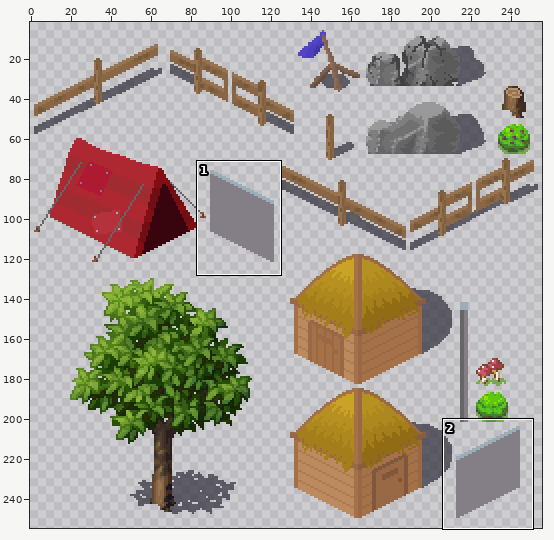
One commit to this sprite sheet: assets/packs/objects.png. The first picture is a wide view before the edit; the outline marks the close-up.
Close-up. Old version:
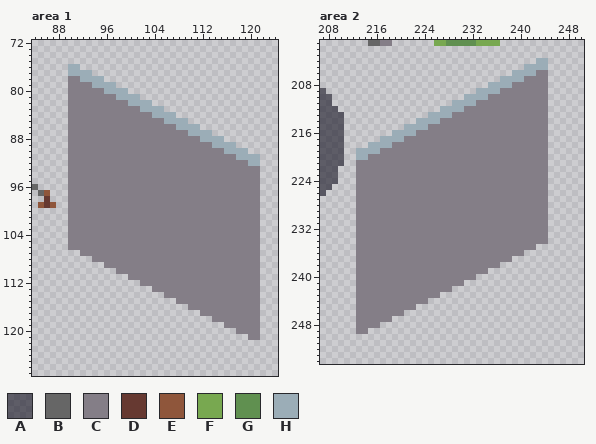
The file is 256x256 pixels. Colours within 5 levels of each other are drawn and written as one. Shown: area 1: x 84..124, y 72..127; area 2: x 207..250, y 201..254. The wide view leaves out empty margins.
Palette (. is transparent): A #110f1e96  B #666666  C #847e87  D #663931  E #8f563b  F #78a850  G #609050  H #9badb7
Pixels before, area 1, first column x 84:
 76 ......HH..............................
 77 ......HHHH............................
 78 ......CCHHHH..........................
 79 ......CCCCHHHH........................
 80 ......CCCCCCHHHH......................
 81 ......CCCCCCCCHHHH....................
 82 ......CCCCCCCCCCHHHH..................
 83 ......CCCCCCCCCCCCHHHH................
 84 ......CCCCCCCCCCCCCCHHHH..............
 85 ......CCCCCCCCCCCCCCCCHHHH............
 86 ......CCCCCCCCCCCCCCCCCCHHHH..........
 87 ......CCCCCCCCCCCCCCCCCCCCHHHH........
 88 ......CCCCCCCCCCCCCCCCCCCCCCHHHH......
 89 ......CCCCCCCCCCCCCCCCCCCCCCCCHHHH....
 90 ......CCCCCCCCCCCCCCCCCCCCCCCCCCHHHH..
 91 ......CCCCCCCCCCCCCCCCCCCCCCCCCCCCHHHH
 92 ......CCCCCCCCCCCCCCCCCCCCCCCCCCCCCCHH
 93 ......CCCCCCCCCCCCCCCCCCCCCCCCCCCCCCCC
 94 ......CCCCCCCCCCCCCCCCCCCCCCCCCCCCCCCC
 95 ......CCCCCCCCCCCCCCCCCCCCCCCCCCCCCCCC
 96 B.....CCCCCCCCCCCCCCCCCCCCCCCCCCCCCCCC
 97 .BE...CCCCCCCCCCCCCCCCCCCCCCCCCCCCCCCC
 98 ..D...CCCCCCCCCCCCCCCCCCCCCCCCCCCCCCCC
 99 .EDE..CCCCCCCCCCCCCCCCCCCCCCCCCCCCCCCC
100 ......CCCCCCCCCCCCCCCCCCCCCCCCCCCCCCCC
101 ......CCCCCCCCCCCCCCCCCCCCCCCCCCCCCCCC
102 ......CCCCCCCCCCCCCCCCCCCCCCCCCCCCCCCC
103 ......CCCCCCCCCCCCCCCCCCCCCCCCCCCCCCCC
104 ......CCCCCCCCCCCCCCCCCCCCCCCCCCCCCCCC
105 ......CCCCCCCCCCCCCCCCCCCCCCCCCCCCCCCC
106 ......CCCCCCCCCCCCCCCCCCCCCCCCCCCCCCCC
107 ........CCCCCCCCCCCCCCCCCCCCCCCCCCCCCC
108 ..........CCCCCCCCCCCCCCCCCCCCCCCCCCCC
109 ............CCCCCCCCCCCCCCCCCCCCCCCCCC
110 ..............CCCCCCCCCCCCCCCCCCCCCCCC
111 ................CCCCCCCCCCCCCCCCCCCCCC
112 ..................CCCCCCCCCCCCCCCCCCCC
113 ....................CCCCCCCCCCCCCCCCCC
114 ......................CCCCCCCCCCCCCCCC
115 ........................CCCCCCCCCCCCCC
116 ..........................CCCCCCCCCCCC
117 ............................CCCCCCCCCC
118 ..............................CCCCCCCC
119 ................................CCCCCC
120 ..................................CCCC
121 ....................................CC
Pixels before, area 2, first column x 207:
201 ........BBCC.......FFGGGGGFFFF........
202 ......................................
203 ......................................
204 ....................................HH
205 ..................................HHHH
206 ................................HHHHCC
207 ..............................HHHHCCCC
208 ............................HHHHCCCCCC
209 A.........................HHHHCCCCCCCC
210 AA......................HHHHCCCCCCCCCC
211 AA....................HHHHCCCCCCCCCCCC
212 AAA.................HHHHCCCCCCCCCCCCCC
213 AAAA..............HHHHCCCCCCCCCCCCCCCC
214 AAAA............HHHHCCCCCCCCCCCCCCCCCC
215 AAAA..........HHHHCCCCCCCCCCCCCCCCCCCC
216 AAAA........HHHHCCCCCCCCCCCCCCCCCCCCCC
217 AAAA......HHHHCCCCCCCCCCCCCCCCCCCCCCCC
218 AAAA....HHHHCCCCCCCCCCCCCCCCCCCCCCCCCC
219 AAAA..HHHHCCCCCCCCCCCCCCCCCCCCCCCCCCCC
220 AAAA..HHCCCCCCCCCCCCCCCCCCCCCCCCCCCCCC
221 AAAA..CCCCCCCCCCCCCCCCCCCCCCCCCCCCCCCC
222 AAA...CCCCCCCCCCCCCCCCCCCCCCCCCCCCCCCC
223 AAA...CCCCCCCCCCCCCCCCCCCCCCCCCCCCCCCC
224 AAA...CCCCCCCCCCCCCCCCCCCCCCCCCCCCCCCC
225 AA....CCCCCCCCCCCCCCCCCCCCCCCCCCCCCCCC
226 A.....CCCCCCCCCCCCCCCCCCCCCCCCCCCCCCCC
227 ......CCCCCCCCCCCCCCCCCCCCCCCCCCCCCCCC
228 ......CCCCCCCCCCCCCCCCCCCCCCCCCCCCCCCC
229 ......CCCCCCCCCCCCCCCCCCCCCCCCCCCCCCCC
230 ......CCCCCCCCCCCCCCCCCCCCCCCCCCCCCCCC
231 ......CCCCCCCCCCCCCCCCCCCCCCCCCCCCCCCC
232 ......CCCCCCCCCCCCCCCCCCCCCCCCCCCCCCCC
233 ......CCCCCCCCCCCCCCCCCCCCCCCCCCCCCCCC
234 ......CCCCCCCCCCCCCCCCCCCCCCCCCCCCCCCC
235 ......CCCCCCCCCCCCCCCCCCCCCCCCCCCCCC..
236 ......CCCCCCCCCCCCCCCCCCCCCCCCCCCC....
237 ......CCCCCCCCCCCCCCCCCCCCCCCCCC......
238 ......CCCCCCCCCCCCCCCCCCCCCCCC........
239 ......CCCCCCCCCCCCCCCCCCCCCC..........
240 ......CCCCCCCCCCCCCCCCCCCC............
241 ......CCCCCCCCCCCCCCCCCC..............
242 ......CCCCCCCCCCCCCCCC................
243 ......CCCCCCCCCCCCCC..................
244 ......CCCCCCCCCCCC....................
245 ......CCCCCCCCCC......................
246 ......CCCCCCCC........................
247 ......CCCCCC..........................
248 ......CCCC............................
249 ......CC..............................
Once edited:
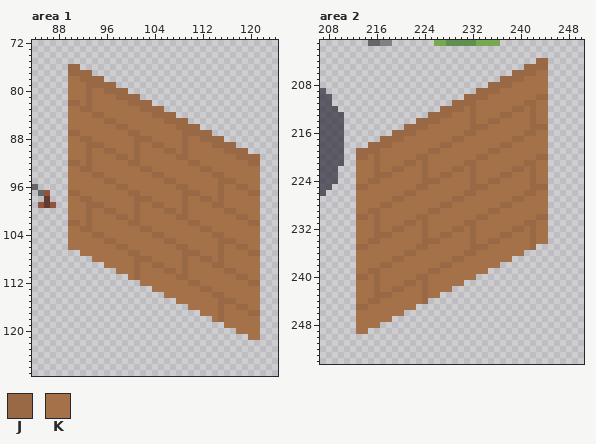
Colours new in this view: J #996946  K #a47148
The edit:
Changed rows in their new state; - is an unchanged pixel.
Area 1:
first column x 90:
 76 JJ------------------------------
 77 JJJJ----------------------------
 78 KKJJJJ--------------------------
 79 KKKJJJJJ------------------------
 80 KKKJKKJJJJ----------------------
 81 KKKJKKKKJJJJ--------------------
 82 JJKJKKKKKKJJJJ------------------
 83 KKJJKKKKKKKKJJJJ----------------
 84 KKKKJJKKKKKKKKJJJJ--------------
 85 KKKKKKJJKKKKKKKKJJJJ------------
 86 KKKKKKKKJJKKKKKKKKJJJJ----------
 87 JJKKKKKKKKJJKKKKKKKJJJJJ--------
 88 KKJJKKKKKKKJJJKKKKKJKKJJJJ------
 89 KKKJJJKKKKKJKKJJKKKJKKKKJJJJ----
 90 KKKJKKJJKKKJKKKKJJKJKKKKKKJJJJ--
 91 KKKJKKKKJJKJKKKKKKJJKKKKKKKKJJJJ
 92 JJKJKKKKKKJJKKKKKKKKJJKKKKKKKKJJ
 93 KKJJKKKKKKKKJJKKKKKKKKJJKKKKKKKK
 94 KKKKJJKKKKKKKKJJKKKKKKKKJJKKKKKK
 95 KKKKKKJJKKKKKKKKJJKKKKKKKJJJKKKK
 96 KKKKKKKKJJKKKKKKKKJJKKKKKJKKJJKK
 97 JJKKKKKKKKJJKKKKKKKJJJKKKJKKKKJJ
 98 KKJJKKKKKKKJJJKKKKKJKKJJKJKKKKKK
 99 KKKJJJKKKKKJKKJJKKKJKKKKJJKKKKKK
100 KKKJKKJJKKKJKKKKJJKJKKKKKKJJKKKK
101 KKKJKKKKJJKJKKKKKKJJKKKKKKKKJJKK
102 JJKJKKKKKKJJKKKKKKKKJJKKKKKKKKJJ
103 KKJJKKKKKKKKJJKKKKKKKKJJKKKKKKKK
104 KKKKJJKKKKKKKKJJKKKKKKKKJJKKKKKK
105 KKKKKKJJKKKKKKKKJJKKKKKKKJJJKKKK
106 KKKKKKKKJJKKKKKKKKJJKKKKKJKKJJKK
107 --KKKKKKKKJJKKKKKKKJJJKKKJKKKKJJ
108 ----KKKKKKKJJJKKKKKJKKJJKJKKKKKK
109 ------KKKKKJKKJJKKKJKKKKJJKKKKKK
110 --------KKKJKKKKJJKJKKKKKKJJKKKK
111 ----------KJKKKKKKJJKKKKKKKKJJKK
112 ------------KKKKKKKKJJKKKKKKKKJJ
113 --------------KKKKKKKKJJKKKKKKKK
114 ----------------KKKKKKKKJJKKKKKK
115 ------------------KKKKKKKJJJKKKK
116 --------------------KKKKKJKKJJKK
117 ----------------------KKKJKKKKJJ
118 ------------------------KJKKKKKK
119 --------------------------KKKKKK
120 ----------------------------KKKK
121 ------------------------------KK
Area 2:
first column x 213:
204 ------------------------------JJ
205 ----------------------------JJJJ
206 --------------------------JJJJKK
207 ------------------------JJJJKKKK
208 ----------------------JJJJKKKKKK
209 --------------------JJJJKKKKKKKK
210 ------------------JJJJKKKKKKKKJJ
211 ----------------JJJJKKKKKKKKJJKK
212 --------------JJJJKJKKKKKKJJKJKK
213 ------------JJJJKKKJKKKKJJKKKJKK
214 ----------JJJJKKKKKJKKJJKKKKKJKK
215 --------JJJJKKKKKKKJJJKKKKKKKJJJ
216 ------JJJJKKKKKKKKJJKKKKKKKKJJKK
217 ----JJJJKKKKKKKKJJKKKKKKKKJJKKKK
218 --JJJJKKKKKKKKJJKKKKKKKKJJKKKKKK
219 JJJJKKKKKKKKJJKKKKKKKKJJKKKKKKKK
220 JJKJKKKKKKJJKKKKKKKKJJKKKKKKKKJJ
221 KKKJKKKKJJKJKKKKKKJJKKKKKKKKJJKK
222 KKKJKKJJKKKJKKKKJJKJKKKKKKJJKJKK
223 KKKJJJKKKKKJKKJJKKKJKKKKJJKKKJKK
224 KKJJKKKKKKKJJJKKKKKJKKJJKKKKKJKK
225 JJKKKKKKKKJJKKKKKKKJJJKKKKKKKJJJ
226 KKKKKKKKJJKKKKKKKKJJKKKKKKKKJJKK
227 KKKKKKJJKKKKKKKKJJKKKKKKKKJJKKKK
228 KKKKJJKKKKKKKKJJKKKKKKKKJJKKKKKK
229 KKJJKKKKKKKKJJKKKKKKKKJJKKKKKKKK
230 JJKJKKKKKKJJKKKKKKKKJJKKKKKKKKJJ
231 KKKJKKKKJJKJKKKKKKJJKKKKKKKKJJKK
232 KKKJKKJJKKKJKKKKJJKJKKKKKKJJKJKK
233 KKKJJJKKKKKJKKJJKKKJKKKKJJKKKJKK
234 KKJJKKKKKKKJJJKKKKKJKKJJKKKKKJKK
235 JJKKKKKKKKJJKKKKKKKJJJKKKKKKKJ--
236 KKKKKKKKJJKKKKKKKKJJKKKKKKKK----
237 KKKKKKJJKKKKKKKKJJKKKKKKKK------
238 KKKKJJKKKKKKKKJJKKKKKKKK--------
239 KKJJKKKKKKKKJJKKKKKKKK----------
240 JJKJKKKKKKJJKKKKKKKK------------
241 KKKJKKKKJJKJKKKKKK--------------
242 KKKJKKJJKKKJKKKK----------------
243 KKKJJJKKKKKJKK------------------
244 KKJJKKKKKKKJ--------------------
245 JJKKKKKKKK----------------------
246 KKKKKKKK------------------------
247 KKKKKK--------------------------
248 KKKK----------------------------
249 KK------------------------------
Where, in picture pixels (left, top, right, bottom), the same in both close-ups:
changed: (68, 64, 260, 340)
changed: (356, 58, 548, 334)
